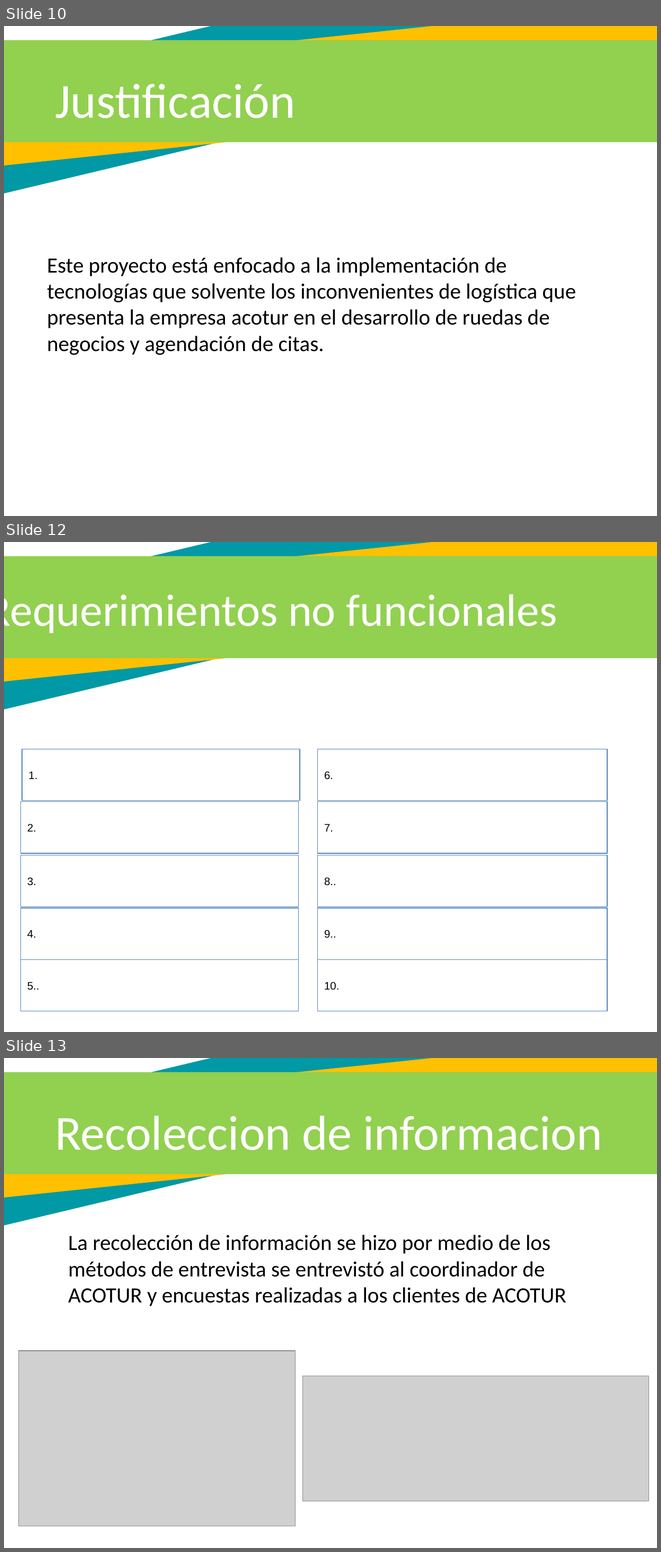
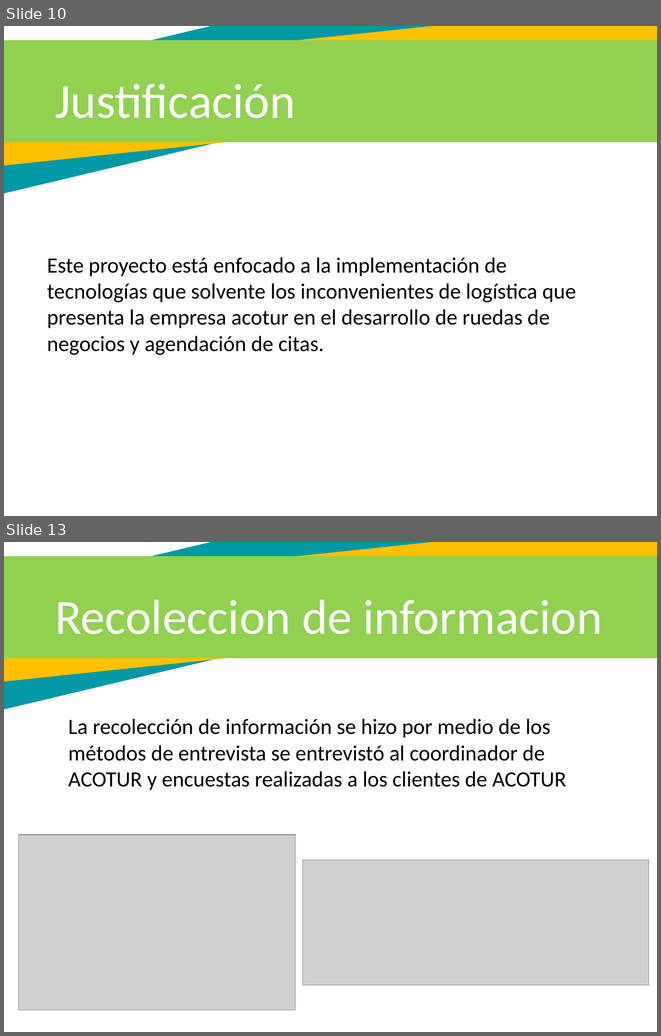
Before and after one commit to fily666/Proyecto_sena, a slide deck: Proyecto/Exposición/Exposición trimestre 1.pptx. Shown one above the other, each under a label of ours: slides 10, 12 and 13 before the commit, slides 10 and 13 after it; the slides between them are not shown. The pictures are 661x1552 and 661x1036 pixels, drawn with LibreOffice and Linux fonts; fonts in the diff are those of the drawing; grey boxes stand for pictures. Boxes give left, top, right and bottom in pixels: in the first picture for what was removed or moved away, otherwise in the second. Text is boxed around its words. In the diff, an @@ line names an element or a change of style, - is before the commit and + after.

```diff
--- a/Proyecto/Exposición/Exposición trimestre 1.pptx
+++ b/Proyecto/Exposición/Exposición trimestre 1.pptx
@@ slide 12 removed at bbox=[4, 542, 657, 1032], background #FFFFFF; not listed: 3 template elements that a slide beside it also shows @@
@@ text removed at bbox=[4, 594, 557, 633] @@
-Requerimientos no funcionales
@@ rectangle removed at bbox=[22, 749, 300, 801] @@
-1.
@@ rectangle removed at bbox=[317, 749, 607, 801] @@
-6.
@@ rectangle removed at bbox=[21, 802, 299, 854] @@
-2.
@@ rectangle removed at bbox=[317, 802, 607, 854] @@
-7.
@@ rectangle removed at bbox=[21, 855, 299, 906] @@
-3.
@@ rectangle removed at bbox=[317, 855, 607, 906] @@
-8..
@@ rectangle removed at bbox=[21, 908, 299, 959] @@
-4.
@@ rectangle removed at bbox=[317, 908, 607, 959] @@
-9..
@@ rectangle removed at bbox=[21, 959, 299, 1011] @@
-5..
@@ rectangle removed at bbox=[317, 959, 607, 1011] @@
-10.
```
Also in this commit, not shown: 8 slides changed, 1 slide added, 1 other slide removed, 40 other files.
